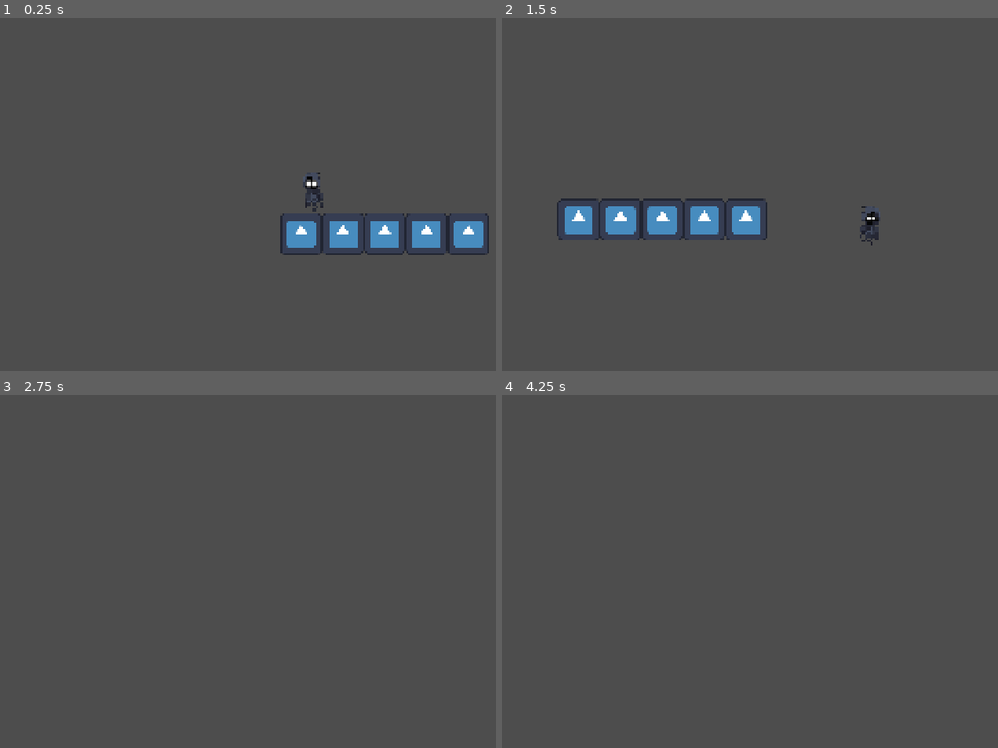
Above: before the commit, frames 1-4 (two rows, left to right).
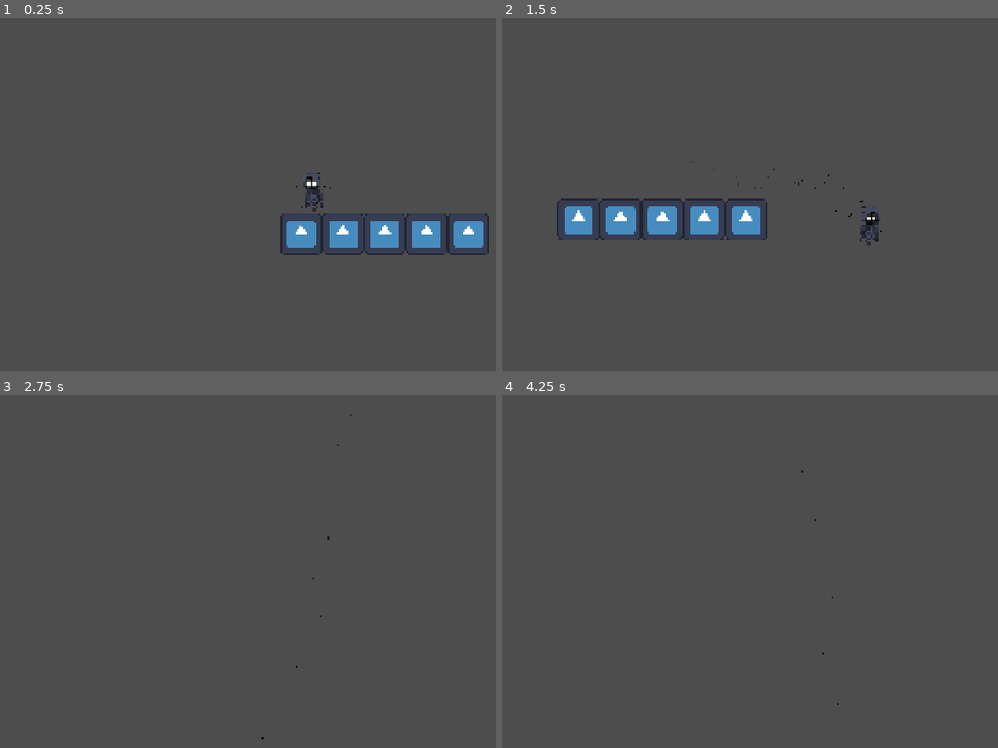
Above: after the commit, the same moments.

Repository: FireEntity1/voidborne
Game: Godot game, scene res://scenes/main.tscn
The game is run twice, just before and just after one commit, with the same random seed, the same clock (stepped at 60 frames per second) and the same inputs. The project has no main scene, so this scene is started directly. The engine's default icon, where the game draws it, is replaced by a stand-in: a white triangle on a blue panel in a dark square.
Inputs:
- Up to frame 1 (0.25 s): no input
- Up to frame 2 (1.5 s): tap Enter (ui_accept) at 0.5 s; hold D (right) from 0.53 s (still down); tap Space (jump) at 0.77 s
- Up to frame 3 (2.75 s): tap Space (jump) at 1.52 s; release D (right) at 2.03 s; hold Left (left) from 2.03 s (still down)
- Up to frame 4 (4.25 s): tap Enter (ui_accept) at 2.75, 3.5 s; release Left (left) at 2.78 s; hold D (right) from 2.78 s (still down); tap Space (jump) at 3.02, 3.77 s

The runs differ from the first frame. In frame 1, less than 0.1% of the frame differs, in the area x 59-67%, y 47-54%; in frame 2, 0.1%, in the area x 52-77%, y 42-65%; in frame 3, less than 0.1%; in frame 4, less than 0.1%.

Commit message:
feat(player): ambient particles

Diff:
--- a/components/core/player.tscn
+++ b/components/core/player.tscn
@@ -1,7 +1,10 @@
-[gd_scene load_steps=13 format=3 uid="uid://dq7ng5vi3rwcu"]
+[gd_scene load_steps=14 format=3 uid="uid://dq7ng5vi3rwcu"]
 
 [ext_resource type="Script" uid="uid://brq7vdr3t803u" path="res://scripts/core/player.gd" id="1_hpv3a"]
 [ext_resource type="Texture2D" uid="uid://c582x5ti7j4no" path="res://sprites/voidborn.png" id="2_hpv3a"]
+
+[sub_resource type="Gradient" id="Gradient_hpv3a"]
+colors = PackedColorArray(0, 0, 0, 1, 1, 1, 1, 0)
 
 [sub_resource type="AtlasTexture" id="AtlasTexture_xb54t"]
 atlas = ExtResource("2_hpv3a")
@@ -79,10 +82,29 @@
 position_smoothing_enabled = true
 rotation_smoothing_enabled = true
 
+[node name="ambient" type="CPUParticles2D" parent="."]
+position = Vector2(0.25, 2.125)
+amount = 32
+lifetime = 0.67
+randomness = 0.31
+emission_shape = 3
+emission_rect_extents = Vector2(7, 5)
+gravity = Vector2(0, 0)
+angular_velocity_min = -43.64
+angular_velocity_max = 7.27
+radial_accel_min = -4.04
+radial_accel_max = 2.02
+scale_amount_min = 4.0
+scale_amount_max = 7.0
+color = Color(0.14, 0.14, 0.14, 1)
+color_ramp = SubResource("Gradient_hpv3a")
+hue_variation_min = -1.0
+hue_variation_max = 0.82
+
 [node name="sprite" type="AnimatedSprite2D" parent="."]
 sprite_frames = SubResource("SpriteFrames_gfmea")
 autoplay = "default"
-frame_progress = 0.414316
+frame_progress = 0.970861
 
 [node name="collision" type="CollisionShape2D" parent="."]
 shape = SubResource("RectangleShape2D_hpv3a")
Binary file added: aseprite/voidborn-jump.aseprite
